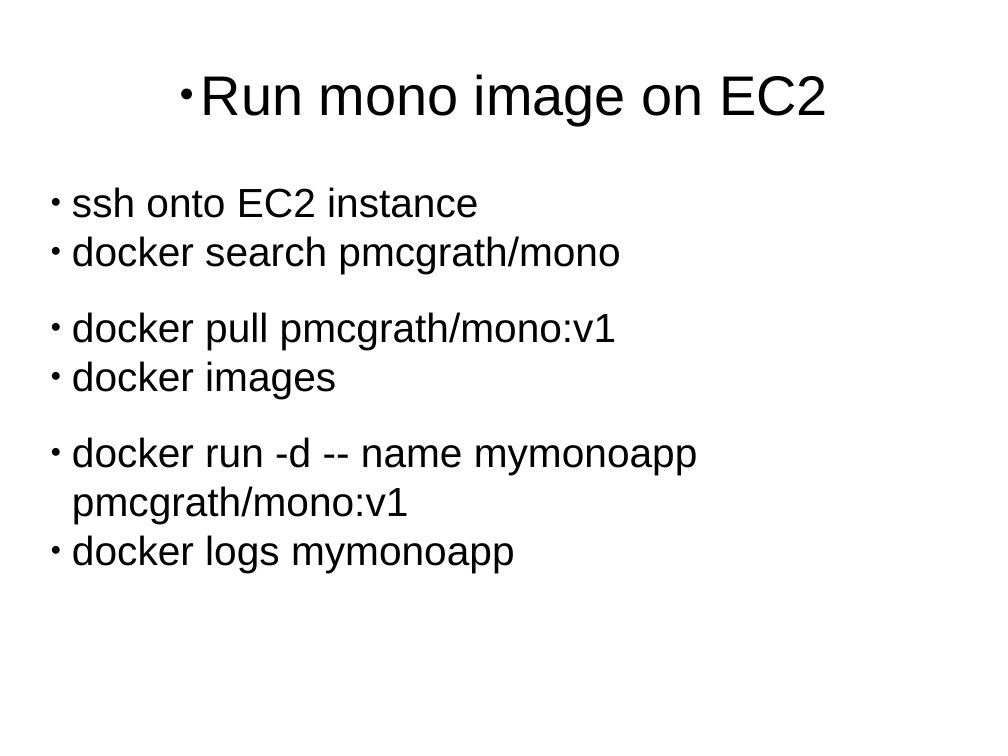
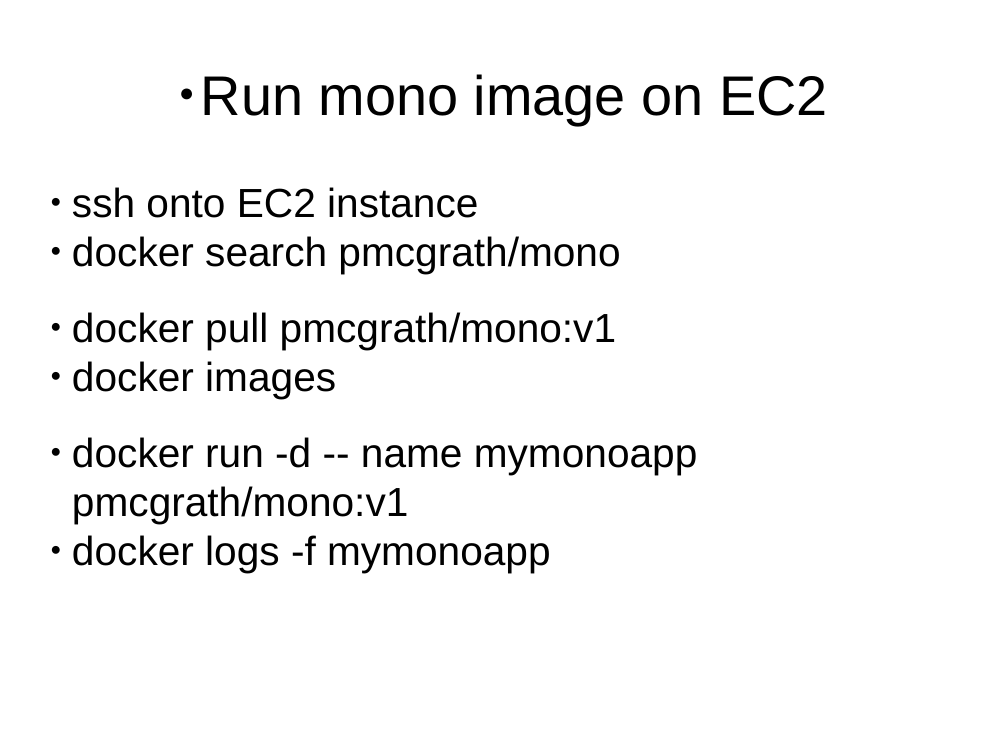
Before and after one commit to pmcgrath/presentations, a slide deck: slide 25 of corkaltnet_docker_20141118/corkaltnet_docker_20141118.pptx. Drawn at 1008x756 pixels with LibreOffice and Linux fonts; fonts in the diff are those of the drawing. Boxes give left, top, right and bottom in pixels: in the first picture for what was removed or moved away, otherwise in the second. Text is boxed around its words. In the diff, an @@ line names an element or a change of style, - is before the commit and + after.

```diff
--- a/corkaltnet_docker_20141118/corkaltnet_docker_20141118.pptx
+++ b/corkaltnet_docker_20141118/corkaltnet_docker_20141118.pptx
@@ text at bbox=[72, 535, 551, 572]: text changed @@
-● docker logs mymonoapp
+● docker logs -f mymonoapp
```
Also in this commit, not shown: 10 other slides changed, 11 other files.
